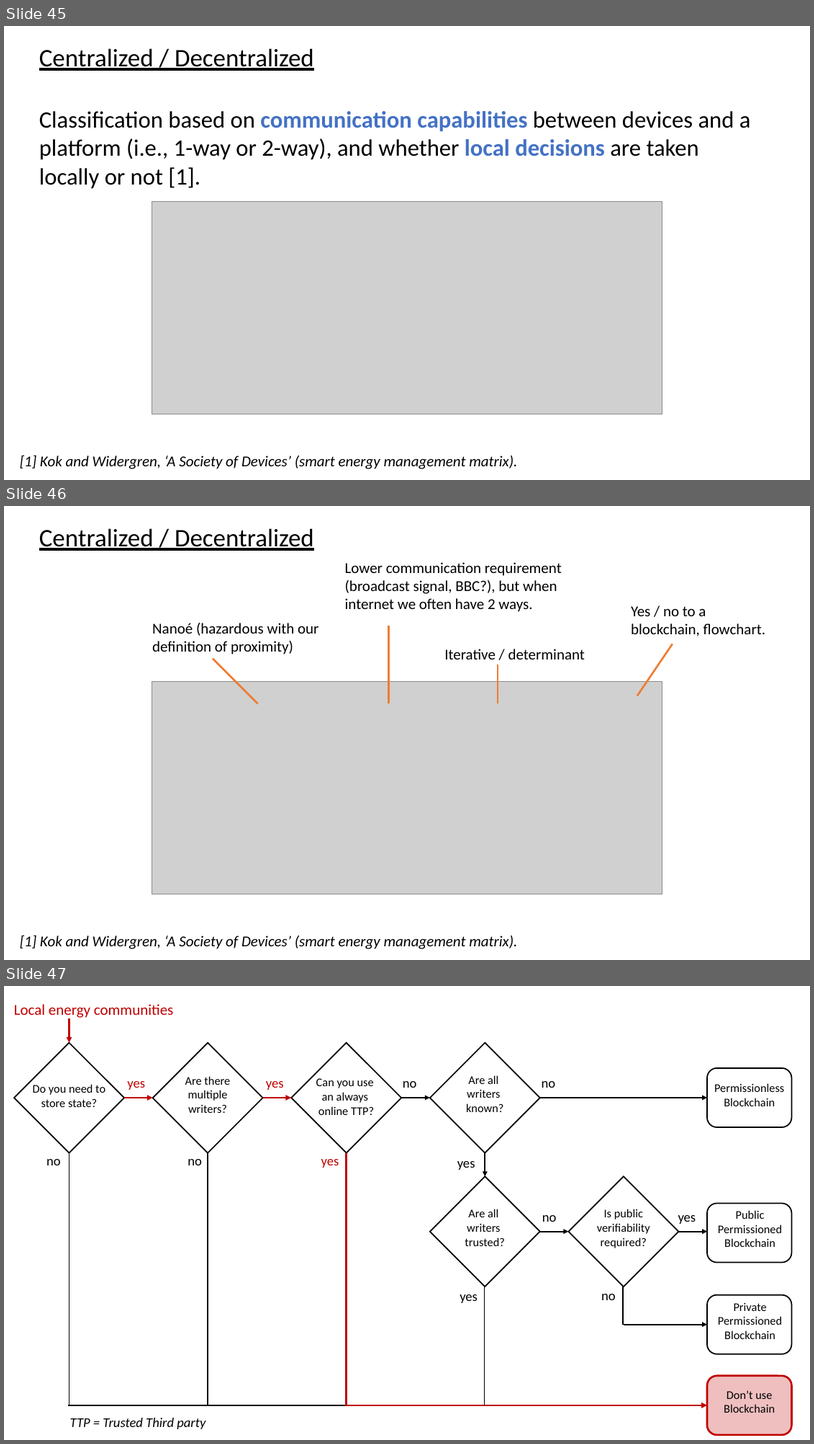
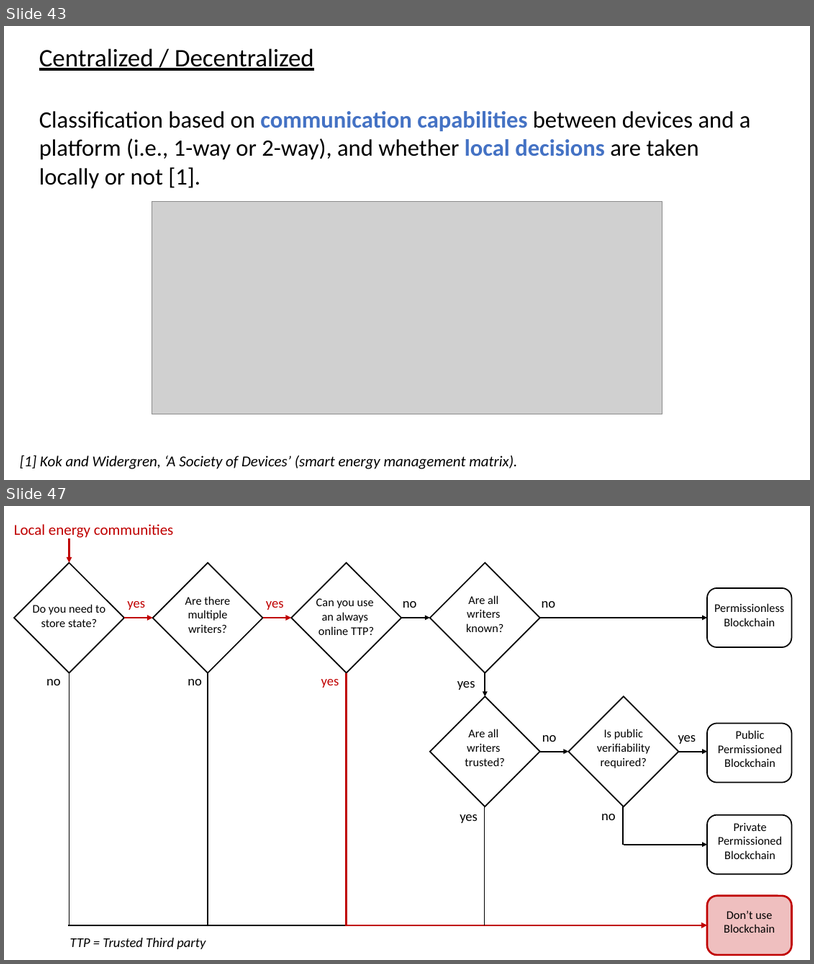
Before and after one commit to Jonathan56/supplementary_thesis, a slide deck: figures.pptx. Shown one above the other, each under a label of ours: slides 45, 46 and 47 before the commit, slides 43 and 47 after it; the slides between them are not shown. The pictures are 814x1444 and 814x964 pixels, drawn with LibreOffice and Linux fonts; fonts in the diff are those of the drawing; grey boxes stand for pictures. Boxes give left, top, right and bottom in pixels: in the first picture for what was removed or moved away, otherwise in the second. Text is boxed around its words. In the diff, an @@ line names an element or a change of style, - is before the commit and + after.

```diff
--- a/figures.pptx
+++ b/figures.pptx
@@ slide 46 removed at [4, 506, 810, 960], background #FFFFFF @@
@@ text removed at [39, 528, 314, 551] @@
-Centralized / Decentralized
@@ text removed at [345, 562, 562, 612] @@
-Lower communication requirement (broadcast signal, BBC?), but when internet we often have 2 ways.
@@ text removed at [631, 606, 766, 636] @@
-Yes / no to a blockchain, flowchart.
@@ text removed at [152, 623, 319, 654] @@
-Nanoé (hazardous with our definition of proximity)
@@ line removed from (389, 704) to (389, 626) @@
@@ text removed at [445, 649, 585, 659] @@
-Iterative / determinant
@@ line removed from (638, 696) to (673, 644) @@
@@ line removed from (258, 704) to (213, 659) @@
@@ line removed from (498, 704) to (498, 664) @@
@@ picture removed at [152, 681, 663, 893] @@
@@ text removed at [20, 934, 517, 949] @@
-[1] Kok and Widergren, ‘A Society of Devices’ (smart energy management matrix).
@@ what was slide 45 is now slide 43 @@
```
Also in this commit, not shown: 1 slide changed, 5 slides added, 7 other slides removed, 3 other files.
